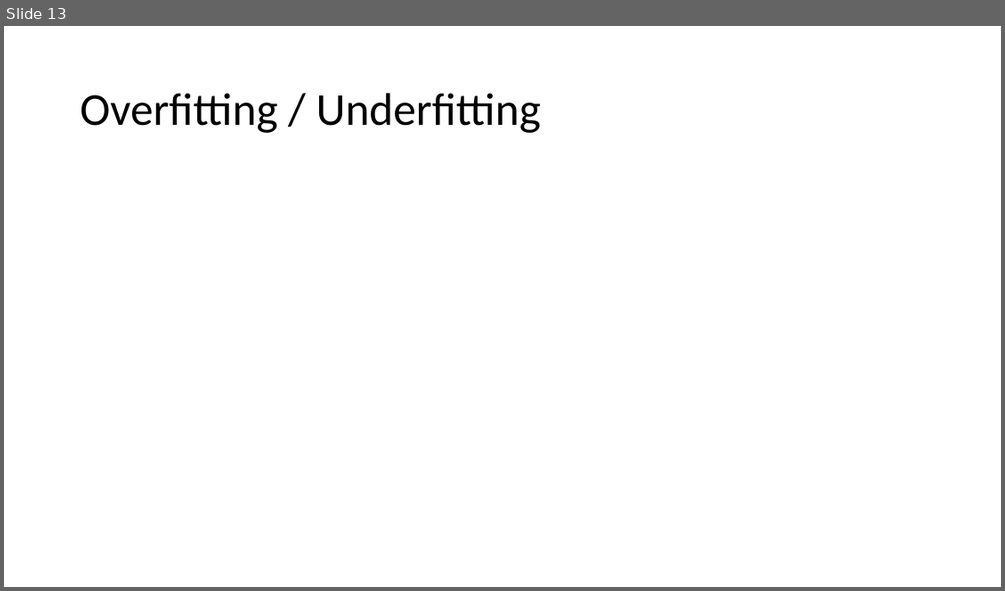
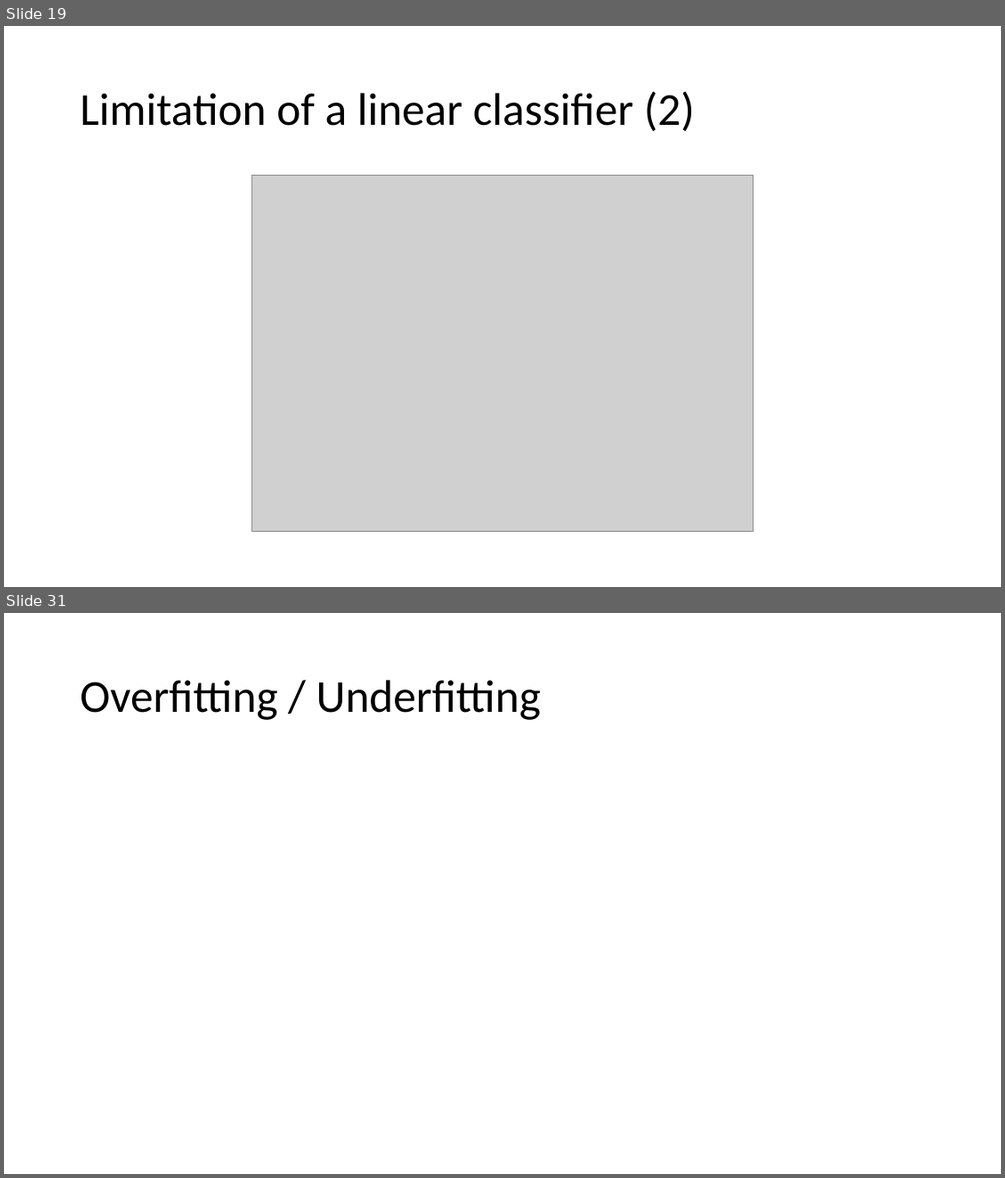
Before and after one commit to alishibli97/peca, a slide deck: slides.pptx. Shown one above the other, each under a label of ours: slide 13 before the commit, slides 19 and 31 after it; the slides between them are not shown. The pictures are 1005x591 and 1005x1178 pixels, drawn with LibreOffice and Linux fonts; fonts in the diff are those of the drawing; grey boxes stand for pictures. Boxes give left, top, right and bottom in pixels: in the first picture for what was removed or moved away, otherwise in the second. Text is boxed around its words. In the diff, an @@ line names an element or a change of style, - is before the commit and + after.

```diff
--- a/slides.pptx
+++ b/slides.pptx
@@ slide 19 added at bbox=[4, 26, 1001, 587], background #FFFFFF @@
@@ title added at bbox=[80, 91, 695, 131], 44 pt, text #000000 @@
+Limitation of a linear classifier (2)
@@ picture added at bbox=[252, 176, 753, 532] @@
@@ what was slide 13 is now slide 31 @@
```
Also in this commit, not shown: 6 slides changed, 23 other slides added, 6 slides removed.
